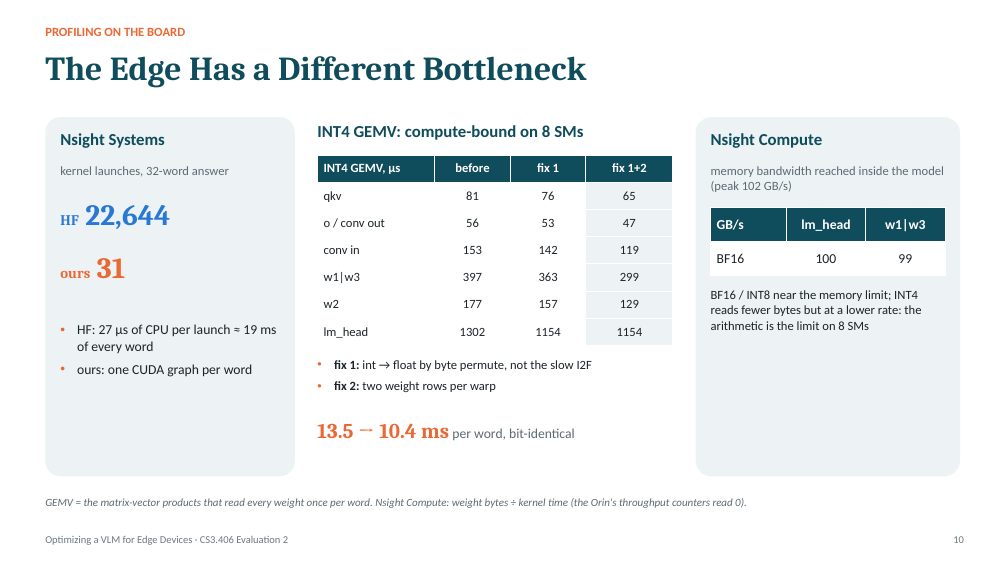
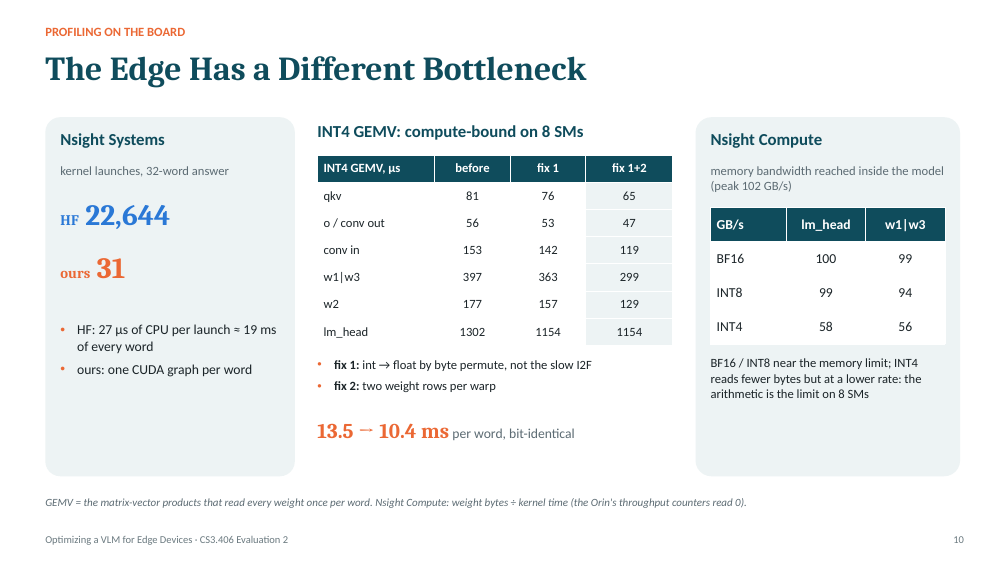
Before and after one commit to jainilbavishi24/LFM2.5-VL-Optimization, a slide deck: slide 10 of presentations/eval2/PAA_Eval2_Working_Prototype.pptx. Drawn at 1008x567 pixels with LibreOffice and Linux fonts; fonts in the diff are those of the drawing. Boxes give left, top, right and bottom in pixels: in the first picture for what was removed or moved away, otherwise in the second. Text is boxed around its words. In the diff, an @@ line names an element or a change of style, - is before the commit and + after.

Commit message:
jetson ncu int4: 56-58 GB/s, compute-bound; deck profiling slide filled

```diff
--- a/presentations/eval2/PAA_Eval2_Working_Prototype.pptx
+++ b/presentations/eval2/PAA_Eval2_Working_Prototype.pptx
@@ table at bbox=[711, 208, 945, 344] @@
+row 3: INT8 | 99 | 94
+row 4: INT4 | 58 | 56
@@ text "BF16 / INT8 near the ...": place and size @@
-text "BF16 / INT8 near the ..." at bbox=[711, 290, 921, 330]
+text "BF16 / INT8 near the ..." at bbox=[711, 358, 921, 398]
```
Also in this commit, not shown: 2 other files.
